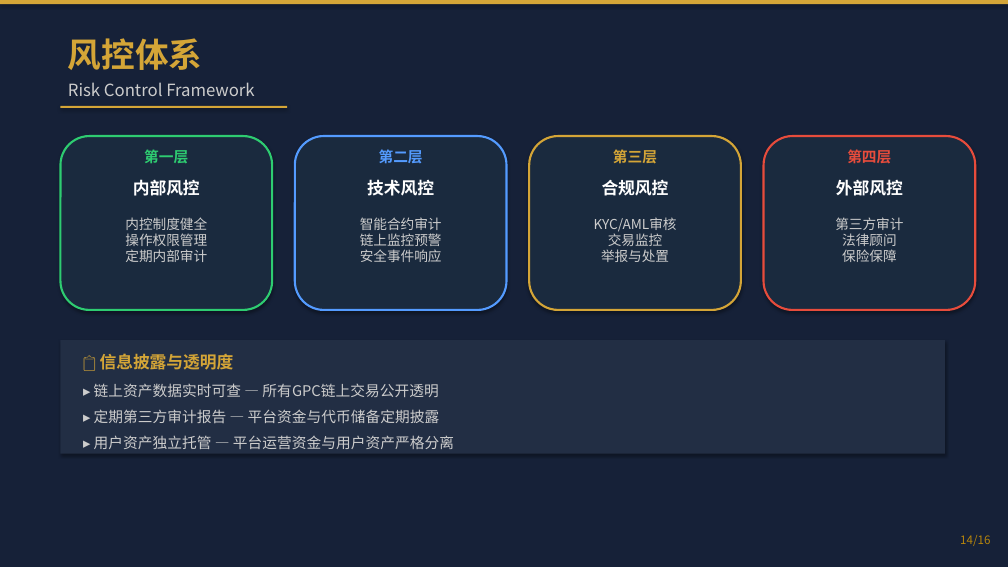
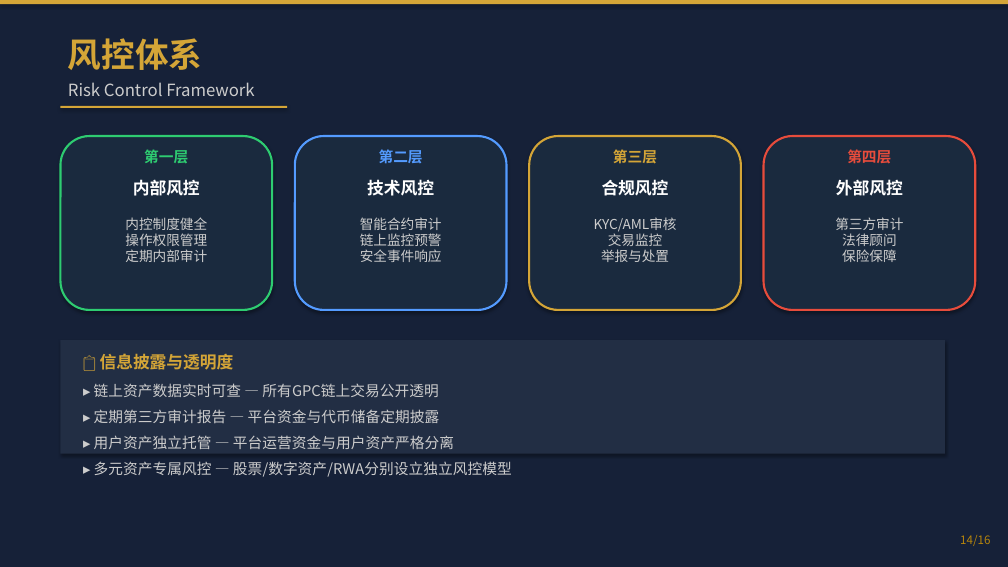
Before and after one commit to 7-Benson/golden-peacock-exchange, a slide deck: slide 14 of projects/金孔雀交易所PPT/金孔雀交易所_Golden_Peacock_Exchange.pptx. Drawn at 1008x567 pixels with LibreOffice and Linux fonts; fonts in the diff are those of the drawing. Boxes give left, top, right and bottom in pixels: in the first picture for what was removed or moved away, otherwise in the second. Text is boxed around its words. In the diff, an @@ line names an element or a change of style, - is before the commit and + after.

Commit message:
feat: 金孔雀交易所PPT v1.1 定位调整为综合性合规资产交易平台
- 定位从数字资产交易平台 → 多种合规复合型资产的综合性交易平台
- GPC总量从100亿调整为10亿
- 新增股票证券资产交易模块
- 创世节点及合伙人锁仓调整为36个月
- 交易所手续费月结
- 全部页面更新平台定位描述

```diff
--- a/projects/金孔雀交易所PPT/金孔雀交易所_Golden_Peacock_Exchange.pptx
+++ b/projects/金孔雀交易所PPT/金孔雀交易所_Golden_Peacock_Exchange.pptx
@@ text at box(94, 461, 512, 477): paragraph added @@
+▸ 多元资产专属风控 — 股票/数字资产/RWA分别设立独立风控模型
```
Also in this commit, not shown: 13 other slides changed, 1 slide added, 1 slide removed, 2 other files.
